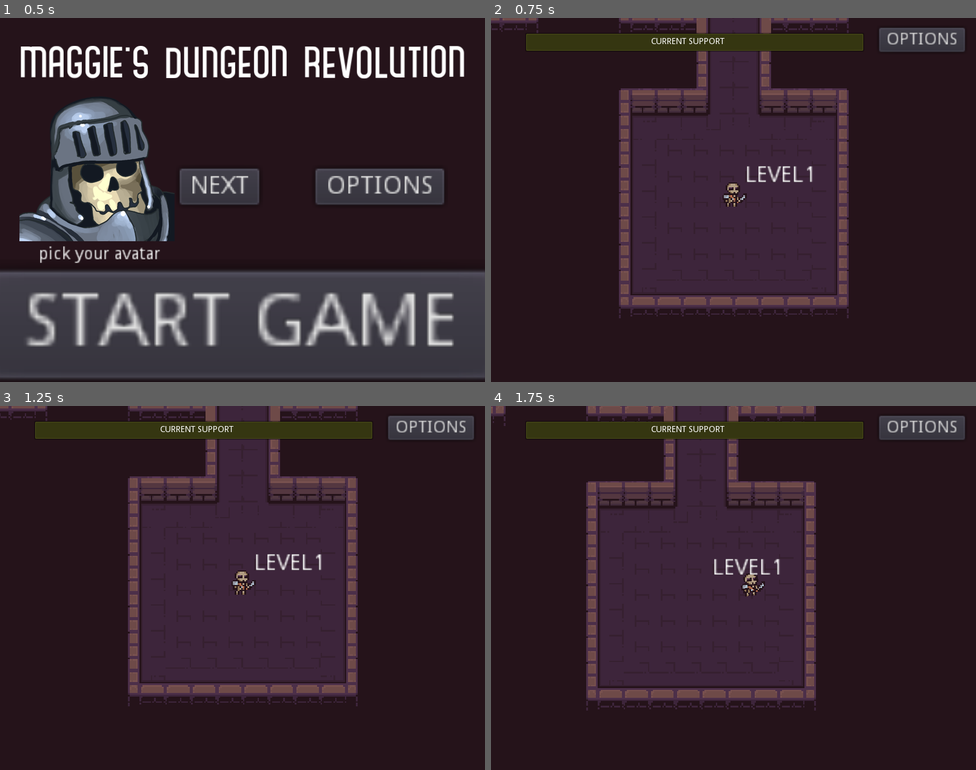
Above: before the commit, frames 1-4 (two rows, left to right).
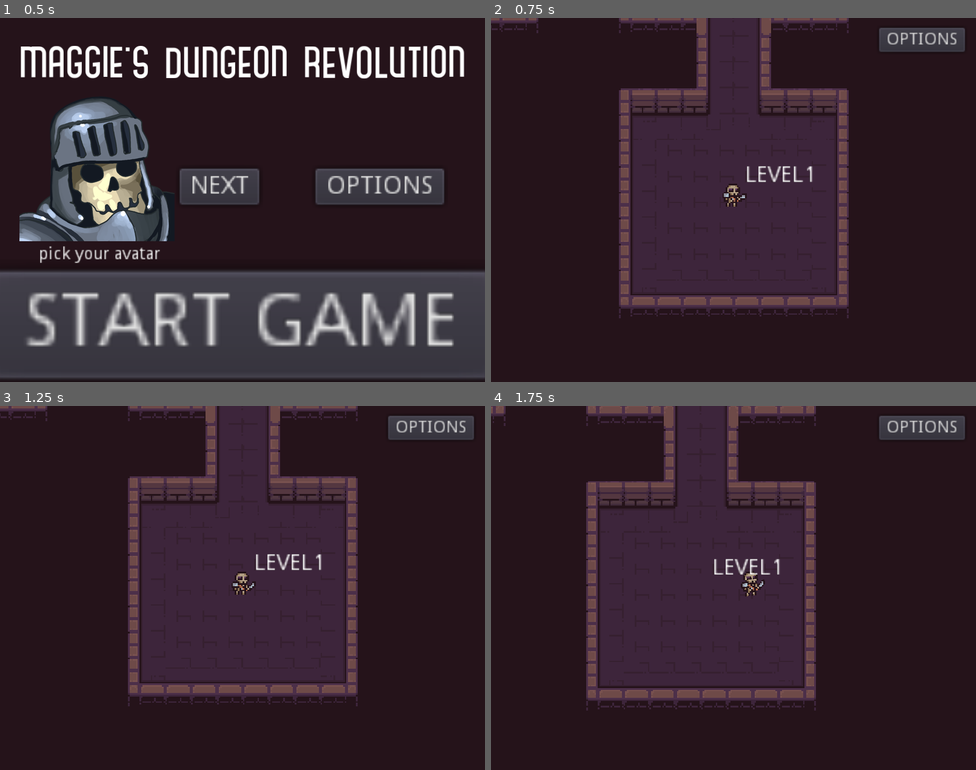
Above: after the commit, the same moments.

Repository: ktosox/Godot_Wild_06_2020
Game: Godot game, scene res://SplashScreen.tscn
The game is run twice, just before and just after one commit, with the same random seed, the same clock (stepped at 60 frames per second) and the same inputs. Sound files missing from this copy of the repository are replaced by a short silence.
Inputs (mouse positions are in pixels of both pictures, inside the frame that each line leads up to):
- Up to frame 1 (0.5 s): no input
- Up to frame 2 (0.75 s): click "START GAME" at 0.5 s
- Up to frame 3 (1.25 s): no input
- Up to frame 4 (1.75 s): move the mouse to (840, 569) at 1.27 s; press the mouse at (840, 569) at 1.28 s

Frame 1 is identical in both runs. In frame 2, 3.4% of the frame differs, in the area x 7-77%, y 4-51%; in frame 3, 3.4%; in frame 4, 3.5%, in the area x 7-77%, y 4-52%.

Commit message:
version 1.0 with all of the exports

Diff:
--- a/Game/Battle/Battle_View.gd
+++ b/Game/Battle/Battle_View.gd
@@ -27,26 +27,27 @@
 var skillPoolBot = range(11,21)
 
 var allSkillTable = {
- 1 : ["Appeal to Emotion","HINT",1,0,-6,0,0] ,
- 2 : ["Appeal to Authority","HINT",2,0,-6,0,0] ,
- 3 : ["Use Facts And Logic","HINT",3,0,-6,0,0] ,
- 4 : ["Listen Carefully","HINT",0,4,0,1,0] ,
- 5 : ["Distract Your Opponent","HINT",0,2,0,1,-1] ,
- 6 : ["Suggest a Middle Ground","HINT",0,2,-2,1,0] ,
- 7 : ["Throw a Punchy One-Liner","HINT",0,2,0,2,0] ,
- 8 : ["Ask a Loaded Question","HINT",0,0,-4,0,-1] ,
- 9 : ["Ask a lot of questions","HINT",0,0,-2,0,-2] ,
- 10 : ["Reject the Status Quo","HINT",0,0,-4,1,0] ,
- 11 : ["Suggest a Slippery Slope","HINT",0,2,-8,-1,0] ,
- 12 : ["Point out an ad hominem","HINT",2,2,-4,-1,-2] ,
- 13 : ["Humiliate The Opposition","HINT",1,0,-8,-1,-1] ,
- 14 : ["Shift The Burden Of Proof","HINT",2,4,-6,-1,0] ,
- 15 : ["Set Up a Straw Man","HINT",0,0,0,-1,0] ,
- 16 : ["Shift the goal post","HINT",3,2,-6,-1,-1] ,
- 17 : ["Imply causation through correlation","HINT",0,4,-4,-1,-1] ,
- 18 : ["Pull Of a Texas Sharpshooter","HINT",3,0,-10,-1,0] ,
- 19 : ["Invoke Anecdotal Arguments","HINT",0,4,-2,-1,-2] ,
- 20 : ["Make a Provocative Statement","HINT",1,2,-6,-1,-1] ,
+ 1 : ["Appeal to Emotion","Reduce enemy morale by 6.",1,0,-6,0,0] ,
+ 2 : ["Appeal to Authority","Reduce enemy morale by 6.",2,0,-6,0,0] ,
+ 3 : ["Use Facts And Logic","Reduce enemy morale by 6.",3,0,-6,0,0] ,
+ 4 : ["Listen Carefully","Increase your morale by 2 points",0,2,0,1,0] ,
+ 5 : ["Distract Your Opponent","Increase your morale by 4 points. Reduce enemy stamina by 1 points. Restore 1 stamina.",0,4,0,1,-1] ,
+ 6 : ["Suggest a Middle Ground","Increase your morale by 2 points. Reduce enemy morale by 2 points. Restore 1 stamina.",0,2,-2,1,0] ,
+ 7 : ["Throw a Punchy One-Liner","Restore 2 stamina.",0,0,0,2,0] ,
+ 8 : ["Ask a Loaded Question","Reduce enemy morale by 4. Reduce enemy stamina by 1.",0,0,-4,0,-1] ,
+ 9 : ["Ask a lot of questions","Reduce enemy morale by 2. Reduce enemy stamina by 2.",0,0,-2,0,-2] ,
+ 10 : ["Reject the Status Quo","Reduce enemy morale by 4. Restore 1 stamina.",0,0,-4,1,0] ,
+ 11 : ["Suggest a Slippery Slope","Restore your morale by 2 points. Reduce enemy morale by 8 points. Costs 2 stamina.",0,2,-8,-2,0] ,
+ 12 : ["Point out an ad hominem","Restore your morale by 2 points. Reduce enemy morale by 4 points. Reduce enemy stamina by 2 points. Costs 2 stamina.",2,2,-4,-2,-2] ,
+ 13 : ["Humiliate The Opposition","Reduce enemy morale by 8 points. Reduce enemy stamina by 1 point. Costs 2 stamina.",1,0,-8,-2,-1] ,
+ 14 : ["Shift The Burden Of Proof","Restore your morale by 4 points. Reduce enemy morale by 6 points. Costs 1 stamina.",2,3,-6,-1,0] ,
+ 15 : ["Set Up a Straw Man","Reduce enemy morale by 4. Restore enemy stamina by 1. Costs 1 stamina.",0,0,-4,-1,1] ,
+ 16 : ["Shift the goal post","Restore your morale by 2 points. Reduce enemy morale by 6 points. Reduce enemy stamina by 1 points. Costs 2 stamina.",3,2,-6,-1,-1] ,
+ 17 : ["Imply causation through correlation","Restore your morale by 4 points. Reduce enemy morale by 4 points. Reduce enemy stamina by 1 points. Costs 1 stamina.",0,3,-4,-1,-1] ,
+ 18 : ["Pull Of a Texas Sharpshooter","Reduce enemy morale by 12. Costs 3 stamina.",3,0,-12,-3,0] ,
+ 19 : ["Invoke Anecdotal Arguments","Restore your morale by 4 points. Reduce enemy morale by 2 points. Reduce enemy stamina by 2 points. Costs 2 stamina.",0,3,-2,-2,-2] ,
+ 20 : ["Make a Provocative Statement","Restore your morale by 2 points. Reduce enemy morale by 6 points. Reduce enemy stamina by 1 points. Costs 1 stamina.",1,2,-6,-1,-1] ,
+
 }
 
 onready var enemy_stamina = 1 + randi()%2
--- a/Game/Battle/Battle_View.tscn
+++ b/Game/Battle/Battle_View.tscn
@@ -1,9 +1,26 @@
-[gd_scene load_steps=7 format=2]
+[gd_scene load_steps=12 format=2]
 
 [ext_resource path="res://Battle/Battle_View.gd" type="Script" id=1]
 [ext_resource path="res://Battle/AvatarScene.tscn" type="PackedScene" id=2]
 [ext_resource path="res://Battle/Skill_Button.tscn" type="PackedScene" id=3]
 [ext_resource path="res://textfieldFont.tres" type="DynamicFont" id=4]
+[ext_resource path="res://Battle/StatBAr.shader" type="Shader" id=5]
+
+[sub_resource type="ShaderMaterial" id=4]
+shader = ExtResource( 5 )
+shader_param/modulate = Color( 1, 1, 1, 1 )
+
+[sub_resource type="ShaderMaterial" id=7]
+shader = ExtResource( 5 )
+shader_param/modulate = Color( 1, 1, 1, 1 )
+
+[sub_resource type="ShaderMaterial" id=5]
+shader = ExtResource( 5 )
+shader_param/modulate = Color( 1, 1, 1, 1 )
+
+[sub_resource type="ShaderMaterial" id=6]
+shader = ExtResource( 5 )
+shader_param/modulate = Color( 1, 1, 1, 1 )
 
 [sub_resource type="Animation" id=1]
 resource_name = "lower"
@@ -83,6 +100,7 @@
 margin_right = 224.0
 margin_bottom = -12.0
 rect_scale = Vector2( -1, 1 )
+ID = 1
 
 [node name="Player" parent="VBoxContainer/ActorSpace" instance=ExtResource( 2 )]
 margin_left = 32.0
@@ -100,42 +118,51 @@
 
 [node name="PlayerHP" type="ProgressBar" parent="VBoxContainer/BarSpace"]
 modulate = Color( 1, 0, 0, 1 )
+material = SubResource( 4 )
 margin_left = 40.0
 margin_top = 6.0
 margin_right = 280.0
 margin_bottom = 30.0
+value = 50.0
+percent_visible = false
 __meta__ = {
 "_edit_use_anchors_": false
 }
 
 [node name="PlayerStamin" type="ProgressBar" parent="VBoxContainer/BarSpace"]
 modulate = Color( 0, 1, 0, 1 )
+material = SubResource( 7 )
 margin_left = 40.0
-margin_top = 30.0
+margin_top = 28.0
 margin_right = 280.0
-margin_bottom = 54.0
+margin_bottom = 52.0
 max_value = 10.0
+percent_visible = false
 __meta__ = {
 "_edit_use_anchors_": false
 }
 
 [node name="EnemyHP" type="ProgressBar" parent="VBoxContainer/BarSpace"]
 modulate = Color( 1, 0, 0, 1 )
+material = SubResource( 5 )
 margin_left = 520.0
 margin_top = 6.0
 margin_right = 760.0
 margin_bottom = 30.0
+percent_visible = false
 __meta__ = {
 "_edit_use_anchors_": false
 }
 
 [node name="EnemyStamina" type="ProgressBar" parent="VBoxContainer/BarSpace"]
 modulate = Color( 0, 1, 0, 1 )
+material = SubResource( 6 )
 margin_left = 520.0
 margin_top = 30.0
 margin_right = 760.0
 margin_bottom = 54.0
 max_value = 10.0
+percent_visible = false
 __meta__ = {
 "_edit_use_anchors_": false
 }
--- /dev/null
+++ b/Game/Battle/StatBAr.shader
@@ -0,0 +1,9 @@
+shader_type canvas_item;
+
+render_mode blend_mix;
+uniform vec4 modulate : hint_color;
+
+void fragment() {
+	COLOR = texture(TEXTURE, UV);
+	if(COLOR.r<0.2 ){COLOR = vec4(modulate.rgb, texture(TEXTURE, UV).a * modulate.a);}
+}
--- /dev/null
+++ b/Game/Credits.tscn
@@ -0,0 +1,114 @@
+[gd_scene load_steps=6 format=2]
+
+[ext_resource path="res://Player/Player.tscn" type="PackedScene" id=1]
+[ext_resource path="res://Dungeon/Dungeon_Tileset.png" type="Texture" id=2]
+[ext_resource path="res://Battle/Avatars/skeleton_07.png" type="Texture" id=3]
+[ext_resource path="res://Battle/Avatars/joker_01.png" type="Texture" id=4]
+[ext_resource path="res://Battle/Avatars/living_armor_03.png" type="Texture" id=5]
+
+[node name="Credits" type="Navigation2D"]
+
+[node name="Dungeon_Tileset" type="Sprite" parent="."]
+position = Vector2( 111.855, 184.641 )
+scale = Vector2( 0.900391, 0.981192 )
+texture = ExtResource( 2 )
+
+[node name="CONGRATULATIONS" type="RichTextLabel" parent="."]
+margin_left = -90.6662
+margin_top = -80.5433
+margin_right = 109.334
+margin_bottom = 32.4567
+bbcode_enabled = true
+bbcode_text = "Thanks for playing
+ [center] [wave]Maggie's Dungeon Revolution"
+text = "Thanks for playing
+  Maggie's Dungeon Revolution"
+__meta__ = {
+"_edit_use_anchors_": false
+}
+
+[node name="Player" parent="." instance=ExtResource( 1 )]
+
+[node name="Label" type="Label" parent="."]
+margin_left = -132.343
+margin_top = 14.0841
+margin_right = -38.3427
+margin_bottom = 44.0841
+rect_scale = Vector2( 0.900391, 0.981192 )
+text = "Credits"
+
+[node name="Label3" type="Label" parent="."]
+margin_left = -125.59
+margin_top = 75.2552
+margin_right = -31.59
+margin_bottom = 105.255
+rect_scale = Vector2( 0.900391, 0.981192 )
+text = "Level desgin - Frost
+Code - Ktosox"
+__meta__ = {
+"_edit_use_anchors_": false
+}
+
+[node name="Label6" type="Label" parent="."]
+margin_left = -106.918
+margin_top = 377.627
+margin_right = 88.0822
+margin_bottom = 408.627
+rect_scale = Vector2( 0.900391, 0.981192 )
+text = "Once again, thanks for playing!"
+__meta__ = {
+"_edit_use_anchors_": false
+}
+
+[node name="Label4" type="Label" parent="."]
+margin_left = -167.017
+margin_top = 140.505
+margin_right = 125.983
+margin_bottom = 171.505
+rect_scale = Vector2( 0.900391, 0.981192 )
+text = "This tilset was made by Pixel_Poem
+https://pixel-poem.itch.io/dungeon-assetpuck"
+__meta__ = {
+"_edit_use_anchors_": false
+}
+
+[node name="Label2" type="Label" parent="."]
+margin_left = -126.913
+margin_top = 37.6144
+margin_right = 150.087
+margin_bottom = 68.6144
+rect_scale = Vector2( 0.900391, 0.981192 )
+text = "Designed by Ktosox - https://ktosox.itch.io/
+and Frost - https://frostwalker.itch.io/"
+__meta__ = {
+"_edit_use_anchors_": false
+}
+
+[node name="skeleton_07" type="Sprite" parent="."]
+position = Vector2( -136.667, 255.107 )
+scale = Vector2( 0.25, 0.25 )
+texture = ExtResource( 3 )
+
+[node name="living_armor_03" type="Sprite" parent="."]
+position = Vector2( -101.728, 300.762 )
+scale = Vector2( 0.25, 0.25 )
+texture = ExtResource( 5 )
+
+[node name="joker_01" type="Sprite" parent="."]
+position = Vector2( -163.133, 292.076 )
+scale = Vector2( 0.25, 0.25 )
+texture = ExtResource( 4 )
+
+[node name="Label5" type="Label" parent="."]
+margin_left = -71.0523
+margin_top = 275.819
+margin_right = 425.948
+margin_bottom = 340.819
+rect_scale = Vector2( 0.900391, 0.981192 )
+text = "These  come from the Mobs Avatar Icons pack
+ by REXARD
+https://assetstore.unity.com/packages/2d/gui/icons/mobs-avatar-icons-56624
+"
+__meta__ = {
+"_edit_use_anchors_": false
+}
--- a/Game/Dungeon_Template/GameLevel.gd
+++ b/Game/Dungeon_Template/GameLevel.gd
@@ -30,3 +30,8 @@
 # Called every frame. 'delta' is the elapsed time since the previous frame.
 #func _process(delta):
 #	pass
+
+
+func _on_Area2D_area_entered(area):
+	GM.win_game()
+	pass # Replace with function body.
--- a/Game/GameManager.gd
+++ b/Game/GameManager.gd
@@ -5,6 +5,8 @@
 # var a = 2
 # var b = "text"
 var battleViewScene = preload("res://Battle/Battle_View.tscn")
+
+var creditsScene = "res://Credits.tscn"
 
 var allDungeonMusic = []
 
@@ -90,3 +92,7 @@
 func _on_DungeonMusic_finished():
 	$DungeonMusic.play()
 	pass # Replace with function body.
+
+func win_game():
+	get_tree().change_scene(creditsScene)
+	pass
--- a/Game/LEVELS/1/GameLevel.tscn
+++ b/Game/LEVELS/1/GameLevel.tscn
@@ -500,7 +500,7 @@
 position = Vector2( -144.212, 133.01 )
 
 [node name="AnimatedSprite" parent="Player/Location" index="2"]
-frame = 3
+frame = 1
 
 [node name="Items" type="Node2D" parent="."]
 position = Vector2( -31.4574, -1.54614 )
--- a/Game/LEVELS/10/GameLevel.tscn
+++ b/Game/LEVELS/10/GameLevel.tscn
@@ -3,7 +3,6 @@
 [ext_resource path="res://Dungeon_Template/GameLevel.gd" type="Script" id=1]
 [ext_resource path="res://Dungeon/Dungeon_Tileset.png" type="Texture" id=2]
 [ext_resource path="res://Player/Player.tscn" type="PackedScene" id=3]
-[ext_resource path="res://Enemies/Enemy.tscn" type="PackedScene" id=4]
 
 [sub_resource type="NavigationPolygon" id=1]
 vertices = PoolVector2Array( 0, 0, 16, 0, 16, 16, 0, 16 )
@@ -454,6 +453,9 @@
 "points": PoolVector2Array(  )
 }
 
+[sub_resource type="RectangleShape2D" id=30]
+extents = Vector2( 128, 48 )
+
 [node name="GameLevel" type="Navigation2D"]
 script = ExtResource( 1 )
 
@@ -488,14 +490,21 @@
 [node name="Location" parent="Player" index="1"]
 position = Vector2( 0, 64 )
 
-[node name="AnimatedSprite" parent="Player/Location" index="1"]
+[node name="AnimatedSprite" parent="Player/Location" index="2"]
 frame = 1
 
 [node name="Items" type="Node2D" parent="."]
 
 [node name="Enemies" type="Node2D" parent="."]
 
-[node name="Enemy" parent="Enemies" instance=ExtResource( 4 )]
-position = Vector2( 0, -288 )
+[node name="Area2D" type="Area2D" parent="."]
+position = Vector2( 0, -240 )
+collision_layer = 0
+collision_mask = 2
+
+[node name="CollisionShape2D" type="CollisionShape2D" parent="Area2D"]
+position = Vector2( 0, -48 )
+shape = SubResource( 30 )
+[connection signal="area_entered" from="Area2D" to="." method="_on_Area2D_area_entered"]
 
 [editable path="Player"]
--- a/Game/LEVELS/2/GameLevel.tscn
+++ b/Game/LEVELS/2/GameLevel.tscn
@@ -498,9 +498,6 @@
 [node name="Location" parent="Player" index="1"]
 position = Vector2( 0, 16 )
 
-[node name="AnimatedSprite" parent="Player/Location" index="1"]
-frame = 2
-
 [node name="Items" type="Node2D" parent="."]
 
 [node name="Key" parent="Items" instance=ExtResource( 4 )]
--- a/Game/LEVELS/3/GameLevel.tscn
+++ b/Game/LEVELS/3/GameLevel.tscn
@@ -498,8 +498,8 @@
 [node name="Location" parent="Player" index="1"]
 position = Vector2( 0, 64 )
 
-[node name="AnimatedSprite" parent="Player/Location" index="1"]
-frame = 2
+[node name="AnimatedSprite" parent="Player/Location" index="2"]
+frame = 0
 
 [node name="Items" type="Node2D" parent="."]
 
--- a/Game/LEVELS/4/GameLevel.tscn
+++ b/Game/LEVELS/4/GameLevel.tscn
@@ -460,6 +460,7 @@
 
 [node name="GameLevel" type="Navigation2D"]
 script = ExtResource( 1 )
+ID = 4
 
 [node name="Floors" type="TileMap" parent="."]
 tile_set = SubResource( 26 )
@@ -500,9 +501,6 @@
 [node name="Location" parent="Player" index="1"]
 position = Vector2( 16, -32 )
 
-[node name="AnimatedSprite" parent="Player/Location" index="1"]
-frame = 0
-
 [node name="Items" type="Node2D" parent="."]
 
 [node name="Key" parent="Items" instance=ExtResource( 5 )]
--- a/Game/LEVELS/5/GameLevel.tscn
+++ b/Game/LEVELS/5/GameLevel.tscn
@@ -460,12 +460,13 @@
 
 [node name="GameLevel" type="Navigation2D"]
 script = ExtResource( 1 )
+ID = 5
 
 [node name="Floors" type="TileMap" parent="."]
 tile_set = SubResource( 26 )
 cell_size = Vector2( 16, 16 )
 format = 1
-tile_data = PoolIntArray( -393237, 3, 65537, -393236, 3, 655 …(6394 unchanged characters)… 2, 0, 1245183, 3, 65537, 1179648, 3, 65540, 1179649, 2, 0, 1179650, 3, 65537, 1179651, 3, 65538, 1179652, 3, 65540, 1310715, 3, 196609, 1310716, 3, 196610, 1310717, 3, 196612, 1310718, 2, 0, 1310719, 3, 196609, 1245184, 3, 196612, 1245185, 2, 0, 1245186, 3, 196609, 1245187, 3, 458753, 1245188, 3, 131076 …(1154 unchanged characters)…
+tile_data = PoolIntArray( -393237, 3, 65537, -393236, 3, 655 …(6394 unchanged characters)… 2, 0, 1245183, 3, 65537, 1179648, 3, 65538, 1179649, 3, 65538, 1179650, 3, 65538, 1179651, 3, 65538, 1179652, 3, 65540, 1310715, 3, 196609, 1310716, 3, 196610, 1310717, 3, 196612, 1310718, 2, 0, 1310719, 3, 196609, 1245184, 3, 196610, 1245185, 3, 196610, 1245186, 3, 196610, 1245187, 3, 458753, 1245188, 3, 131076 …(1154 unchanged characters)…
 
 [node name="Walls" type="TileMap" parent="."]
 tile_set = SubResource( 27 )
@@ -485,9 +486,6 @@
 [node name="Door_SIDE" parent="Doors" instance=ExtResource( 6 )]
 position = Vector2( -24, 304 )
 
-[node name="Door_SIDE3" parent="Doors" instance=ExtResource( 6 )]
-position = Vector2( 24, 304 )
-
 [node name="Exit" parent="Doors" instance=ExtResource( 8 )]
 position = Vector2( 0, 520 )
 
@@ -500,7 +498,7 @@
 [node name="Location" parent="Player" index="1"]
 position = Vector2( 0, 64 )
 
-[node name="AnimatedSprite" parent="Player/Location" index="1"]
+[node name="AnimatedSprite" parent="Player/Location" index="2"]
 frame = 2
 
 [node name="Support" parent="Player/Overlay" index="0"]
--- a/Game/LEVELS/6/GameLevel.tscn
+++ b/Game/LEVELS/6/GameLevel.tscn
@@ -458,6 +458,7 @@
 
 [node name="GameLevel" type="Navigation2D"]
 script = ExtResource( 1 )
+ID = 6
 
 [node name="Floors" type="TileMap" parent="."]
 tile_set = SubResource( 26 )
@@ -492,9 +493,6 @@
 [node name="Location" parent="Player" index="1"]
 position = Vector2( 0, 64 )
 
-[node name="AnimatedSprite" parent="Player/Location" index="1"]
-frame = 0
-
 [node name="Items" type="Node2D" parent="."]
 
 [node name="Potion" parent="Items" instance=ExtResource( 6 )]
--- a/Game/LEVELS/7/GameLevel.tscn
+++ b/Game/LEVELS/7/GameLevel.tscn
@@ -460,6 +460,7 @@
 
 [node name="GameLevel" type="Navigation2D"]
 script = ExtResource( 1 )
+ID = 7
 
 [node name="Floors" type="TileMap" parent="."]
 tile_set = SubResource( 26 )
@@ -497,9 +498,6 @@
 [node name="Location" parent="Player" index="1"]
 position = Vector2( 0, 64 )
 
-[node name="AnimatedSprite" parent="Player/Location" index="1"]
-frame = 3
-
 [node name="Items" type="Node2D" parent="."]
 
 [node name="Key" parent="Items" instance=ExtResource( 8 )]
--- a/Game/LEVELS/8/GameLevel.tscn
+++ b/Game/LEVELS/8/GameLevel.tscn
@@ -460,6 +460,7 @@
 
 [node name="GameLevel" type="Navigation2D"]
 script = ExtResource( 1 )
+ID = 8
 
 [node name="Floors" type="TileMap" parent="."]
 tile_set = SubResource( 26 )
--- a/Game/LEVELS/9/GameLevel.tscn
+++ b/Game/LEVELS/9/GameLevel.tscn
@@ -460,12 +460,13 @@
 
 [node name="GameLevel" type="Navigation2D"]
 script = ExtResource( 1 )
+ID = 9
 
 [node name="Floors" type="TileMap" parent="."]
 tile_set = SubResource( 26 )
 cell_size = Vector2( 16, 16 )
 format = 1
-tile_data = PoolIntArray( -1114113, 3, 65537, -1179648, 3, 6 …(62 unchanged characters)… 1073, -1048576, 3, 131076, -917505, 3, 196609, -983040, 3, 196612, -851969, 2, 0, -917504, 2, 0, -786433, 3, 65537, -851968, 3, 65540, -720902, 3, 65537, -720901, 3, 65540,  …(7736 unchanged characters)…
+tile_data = PoolIntArray( -1114113, 3, 65537, -1179648, 3, 6 …(62 unchanged characters)… 1073, -1048576, 3, 131076, -917505, 3, 131073, -983040, 3, 131076, -851969, 3, 131073, -917504, 3, 131076, -786433, 3, 131073, -851968, 3, 131076, -720902, 3, 65537, -720901, 3, 65540,  …(7736 unchanged characters)…
 
 [node name="Walls" type="TileMap" parent="."]
 tile_set = SubResource( 27 )
@@ -488,9 +489,6 @@
 [node name="Door_UP" parent="Doors" instance=ExtResource( 5 )]
 position = Vector2( 0, -168 )
 
-[node name="Door_UP2" parent="Doors" instance=ExtResource( 5 )]
-position = Vector2( 0, -216 )
-
 [node name="Player" parent="." instance=ExtResource( 3 )]
 curve = SubResource( 29 )
 
@@ -499,9 +497,6 @@
 
 [node name="Location" parent="Player" index="1"]
 position = Vector2( 0, 64 )
-
-[node name="AnimatedSprite" parent="Player/Location" index="1"]
-frame = 3
 
 [node name="Items" type="Node2D" parent="."]
 
--- a/Game/Player/Player.tscn
+++ b/Game/Player/Player.tscn
@@ -110,7 +110,6 @@
 [node name="AnimatedSprite" type="AnimatedSprite" parent="Location"]
 position = Vector2( 0.142395, -2.99031 )
 frames = SubResource( 5 )
-frame = 3
 playing = true
 
 [node name="Camera2D" type="Camera2D" parent="Location"]
@@ -134,6 +133,7 @@
 [node name="Overlay" type="CanvasLayer" parent="."]
 
 [node name="Support" type="ProgressBar" parent="Overlay"]
+visible = false
 modulate = Color( 0.945098, 1, 0.290196, 1 )
 margin_left = 56.0
 margin_top = 24.0
@@ -145,6 +145,7 @@
 }
 
 [node name="Label" type="Label" parent="Overlay"]
+visible = false
 margin_left = 264.0
 margin_top = 32.0
 margin_right = 385.0
--- a/Game/project.godot
+++ b/Game/project.godot
@@ -17,6 +17,7 @@
 
 config/name="Jam_Game_06_2020"
 run/main_scene="res://SplashScreen.tscn"
+run/disable_stdout=true
 config/icon="res://icon.png"
 
 [autoload]
Not shown, changed: Game/export_presets.cfg
Not shown, changed: .~lock.SKILLS.fods#
Not shown, added: Exports/1.0.zip
Not shown, added: Exports/Linux.zip
Not shown, added: Exports/Windows.zip
Not shown, changed: SKILLS.fods
